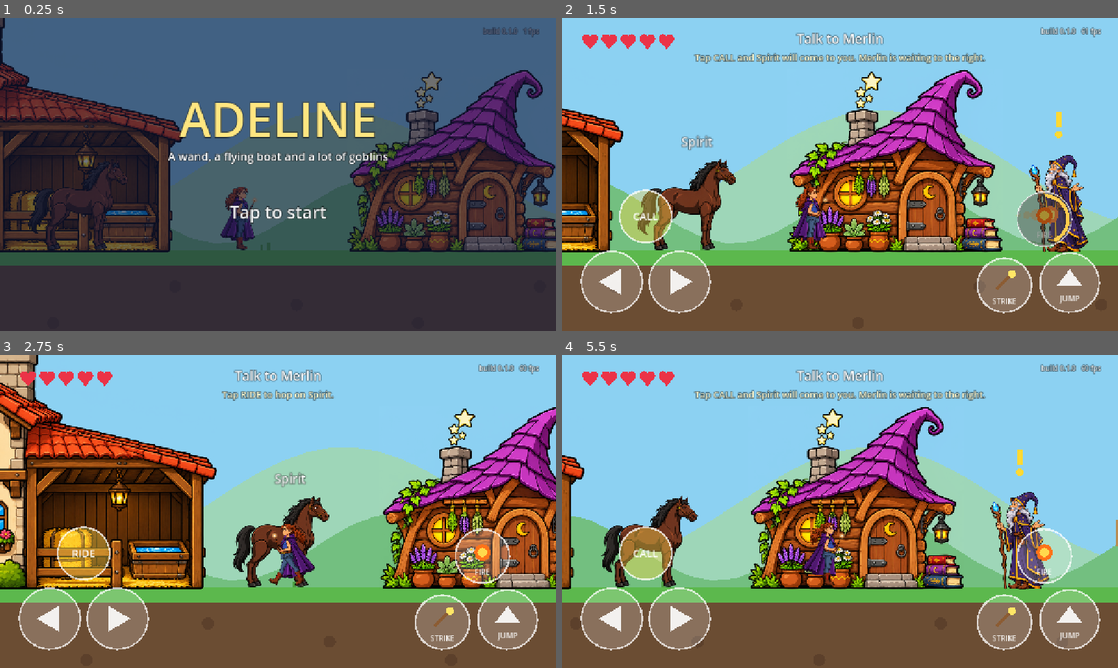
Above: before the commit, frames 1-4 (two rows, left to right).
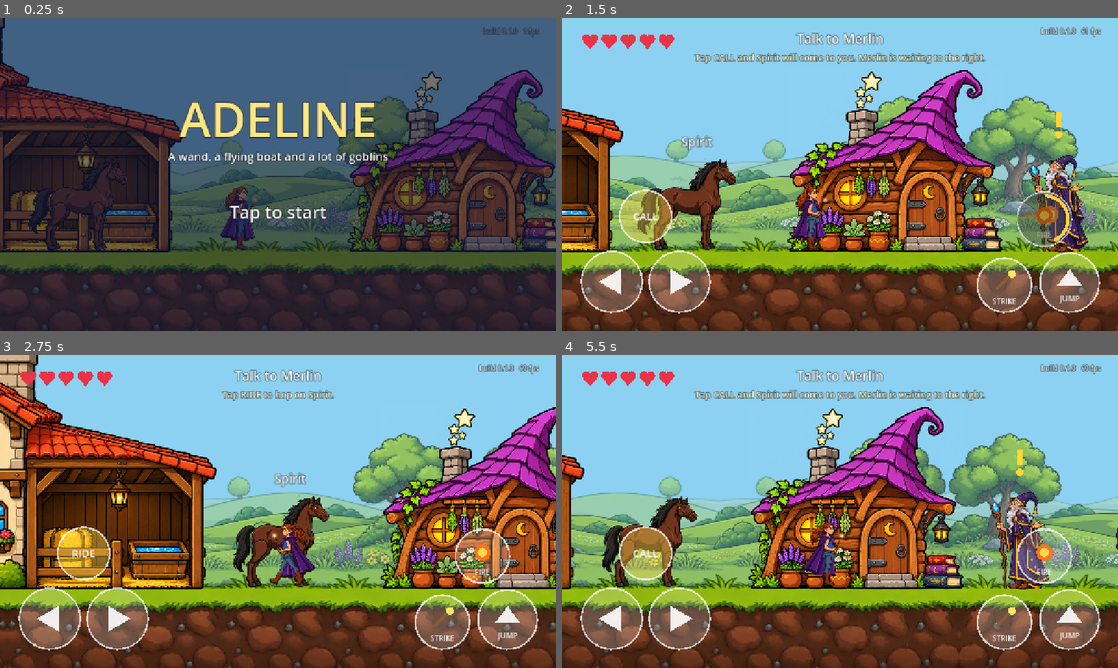
Above: after the commit, the same moments.

Repository: B3r3t/adeline-game
Game: Godot game, scene res://scenes/main.tscn
Two runs of this game, one before a commit and one after it. Both use one fixed random seed, a clock stepped at 60 frames per second and the inputs below.
Inputs (mouse positions are in pixels of both pictures, inside the frame that each line leads up to):
- Up to frame 1 (0.25 s): no input
- Up to frame 2 (1.5 s): tap Enter at 0.5 s; move the mouse to (962, 158) at 0.52 s; hold D (move_right) 0.53-1.25 s; tap K (fireball) at 0.6 s; click (962, 158) at 0.67 s; tap Space (jump) at 0.77 s; drag from (728, 190) to (812, 237) at 1.27 s
- Up to frame 3 (2.75 s): move the mouse to (333, 442) at 2.02 s; hold A (move_left) from 2.03 s (still down); tap L (shield) at 2.1 s
- Up to frame 4 (5.5 s): release A (move_left) at 2.75 s; drag from (812, 574) to (673, 464) at 2.77 s; move the mouse to (1006, 558) at 3.52 s; hold D (move_right) 3.53-4.25 s; tap Z at 3.6 s; tap Space (jump) at 3.77 s; drag from (673, 464) to (756, 433) at 4.27 s; move the mouse to (867, 511) at 5.02 s; hold D (move_right) from 5.03 s (still down); tap C at 5.1 s; click (867, 511) at 5.17 s

The runs differ from the first frame. In frame 1, 12% of the frame differs, in the area x 0-100%, y 24-100%; in frame 2, 36%; in frame 3, 31%; in frame 4, 39%.

Commit message:
Finish Mission 1 in real art: goblins, ground, hills, sign and camps
The goblins are now cutout rigs with poses for walking, raising the club,
swinging, crouching, charging, recovering and falling over. The ground is
a repeating grass-and-soil strip, the backdrop is two repeating layers of
hills faded toward the sky so characters stand out, and the signpost and
goblin camps are art. Goblins are drawn a little larger to read clearly.

Co-Authored-By: Claude Fable 5.2 <noreply@anthropic.com>
Claude-Session: https://claude.ai/code/session_018MhduFoH8oK44GKZtj6T5o

Diff:
--- /dev/null
+++ b/art/goblin/rig.json
@@ -0,0 +1,70 @@
+{
+ "tex_scale": 0.45454545454545453,
+ "parts": [
+  {
+   "name": "body",
+   "parent": "",
+   "z": 2,
+   "pos": [
+    0.0,
+    -24.22
+   ],
+   "pivot": [
+    35.42,
+    74.25
+   ]
+  },
+  {
+   "name": "leg_far",
+   "parent": "body",
+   "z": 0,
+   "pos": [
+    3.22,
+    -1.55
+   ],
+   "pivot": [
+    18.7,
+    3.97
+   ]
+  },
+  {
+   "name": "leg_near",
+   "parent": "body",
+   "z": 1,
+   "pos": [
+    -2.71,
+    -1.29
+   ],
+   "pivot": [
+    18.7,
+    3.97
+   ]
+  },
+  {
+   "name": "arm",
+   "parent": "body",
+   "z": 4,
+   "pos": [
+    3.22,
+    -20.87
+   ],
+   "pivot": [
+    5.61,
+    46.42
+   ]
+  },
+  {
+   "name": "head",
+   "parent": "body",
+   "z": 3,
+   "pos": [
+    -1.67,
+    -27.05
+   ],
+   "pivot": [
+    48.74,
+    54.41
+   ]
+  }
+ ]
+}
--- a/scripts/goblin.gd
+++ b/scripts/goblin.gd
@@ -1,6 +1,8 @@
 extends CharacterBody2D
-## Placeholder goblin with two attacks. Every attack runs the same three steps
+## The goblin, built from cutout art, with two attacks. Every attack runs the same three steps
 ## every time: warning, attack, recovery. Direction locks when the warning ends.
+
+const RigScript := preload("res://scripts/rig.gd")
 
 enum State { APPROACH, SWING_WINDUP, SWING_ACTIVE, CHARGE_WINDUP, CHARGE_ACTIVE, RECOVERY, DEAD }
 
@@ -43,6 +45,7 @@
 var attacks := "both"  # "swing", "charge" or "both", so each attack can be taught on its own
 var min_x := -INF
 var max_x := INF
+var rig = null
 
 
 func _ready() -> void:
@@ -54,6 +57,10 @@
 	col.shape = shape
 	col.position = Vector2(0.0, -HEIGHT / 2.0)
 	add_child(col)
+	rig = Node2D.new()
+	rig.set_script(RigScript)
+	add_child(rig)
+	rig.build("res://art/goblin")
 
 
 func body_rect() -> Rect2:
@@ -135,6 +142,7 @@
 	velocity.x += knock
 	move_and_slide()
 	position.x = clampf(position.x, min_x, max_x)
+	_animate()
 	queue_redraw()
 
 
@@ -185,86 +193,98 @@
 		game.on_goblin_defeated(self)
 
 
+func _animate() -> void:
+	var pose := {}
+	var squash := 1.0
+	var tint := Color.WHITE
+	var pulse := 0.5 + 0.5 * sin(anim_time * 22.0)
+	match state:
+		State.APPROACH:
+			if absf(velocity.x) > 10.0:
+				var step := sin(anim_time * 14.0)
+				pose["leg_near"] = step * 28.0
+				pose["leg_far"] = -step * 28.0
+				pose["arm"] = step * 5.0
+		State.SWING_WINDUP:
+			# Club goes up and shakes: the warning for the swing.
+			var up := clampf(state_time / 0.25, 0.0, 1.0)
+			pose["arm"] = -75.0 * up + sin(anim_time * 40.0) * 3.0
+			pose["body"] = -8.0 * up
+			tint = Color(1.0 + 0.35 * pulse, 1.0 - 0.2 * pulse, 1.0 - 0.2 * pulse)
+		State.SWING_ACTIVE:
+			var k := clampf(state_time / SWING_ACTIVE, 0.0, 1.0)
+			pose["arm"] = lerpf(-75.0, 80.0, k)
+			pose["body"] = lerpf(-8.0, 10.0, k)
+		State.CHARGE_WINDUP:
+			# Crouching low: the warning for the charge.
+			squash = 0.78
+			pose["body"] = 14.0
+			pose["head"] = -8.0
+			pose["arm"] = 20.0
+			pose["leg_near"] = sin(anim_time * 20.0) * 8.0
+			tint = Color(1.0 + 0.35 * pulse, 1.0, 1.0 - 0.3 * pulse)
+		State.CHARGE_ACTIVE:
+			var run := sin(anim_time * 30.0)
+			pose["body"] = 24.0
+			pose["head"] = -14.0
+			pose["arm"] = 40.0
+			pose["leg_near"] = run * 38.0
+			pose["leg_far"] = -run * 38.0
+		State.RECOVERY:
+			pose["body"] = -6.0
+			pose["head"] = 14.0 + sin(anim_time * 5.0) * 6.0
+			pose["arm"] = 85.0
+			tint = Color(0.75, 0.75, 0.82)
+		State.DEAD:
+			pose["body"] = -85.0 * (1.0 - fade)
+	if state != State.DEAD:
+		# Keep the feet planted when the body leans.
+		var lean: float = pose.get("body", 0.0)
+		pose["leg_near"] = float(pose.get("leg_near", 0.0)) - lean
+		pose["leg_far"] = float(pose.get("leg_far", 0.0)) - lean
+	if flash > 0.0:
+		tint = Color(2.4, 2.4, 2.4)
+	tint.a = fade
+	rig.modulate = tint
+	rig.scale = Vector2(facing, squash)
+	rig.pose = pose
+	rig.apply()
+
+
 func _draw() -> void:
+	# Warnings and markers only. The goblin himself is the rig.
 	var f := float(facing)
-	var body := Color(0.35, 0.65, 0.25)
-	var dark := Color(0.22, 0.45, 0.16)
-	var h := HEIGHT
-	var w := WIDTH
-	var lean := 0.0
+	var pulse := 0.5 + 0.5 * sin(anim_time * 22.0)
 	var warn := Color(0, 0, 0, 0)
-	var pulse := 0.5 + 0.5 * sin(anim_time * 22.0)
-
-	match state:
-		State.SWING_WINDUP:
-			warn = Color(1.0, 0.25, 0.2)
-			body = body.lerp(Color(1.0, 0.85, 0.3), 0.35 + 0.35 * pulse)
-		State.CHARGE_WINDUP:
-			h = HEIGHT * 0.68  # crouch
-			w = WIDTH * 1.2
-			warn = Color(1.0, 0.6, 0.1)
-			body = body.lerp(Color(1.0, 0.6, 0.2), 0.35 + 0.35 * pulse)
-		State.CHARGE_ACTIVE:
-			lean = 0.35
-		State.RECOVERY:
-			body = body.lerp(Color(0.6, 0.6, 0.6), 0.5)
-	if flash > 0.0:
-		body = Color.WHITE
-	body.a = fade
-	dark.a = fade
-
-	# Ground warnings: where the attack will land.
 	if state == State.SWING_WINDUP:
+		warn = Color(1.0, 0.25, 0.2)
 		var zone := Rect2(0.0 if f > 0.0 else -SWING_REACH, -6.0, SWING_REACH, 8.0)
 		draw_rect(zone, Color(1.0, 0.2, 0.2, 0.35 + 0.35 * pulse))
 	elif state == State.CHARGE_WINDUP:
+		warn = Color(1.0, 0.6, 0.1)
 		var tip_x := f * (70.0 + 90.0 * clampf(state_time / CHARGE_WINDUP, 0.0, 1.0))
-		draw_line(Vector2(f * 26.0, -4.0), Vector2(tip_x, -4.0), Color(1.0, 0.55, 0.1, 0.9), 8.0)
+		draw_line(Vector2(f * 30.0, -4.0), Vector2(tip_x, -4.0), Color(1.0, 0.55, 0.1, 0.9), 8.0)
 		draw_colored_polygon(PackedVector2Array([
 			Vector2(tip_x + f * 22.0, -4.0),
 			Vector2(tip_x, -18.0),
 			Vector2(tip_x, 10.0),
 		]), Color(1.0, 0.55, 0.1, 0.9))
-
-	draw_set_transform(Vector2.ZERO, lean * f, Vector2.ONE)
-	# Ears.
-	draw_colored_polygon(PackedVector2Array([Vector2(-w / 2.0, -h + 14.0), Vector2(-w / 2.0 - 16.0, -h + 2.0), Vector2(-w / 2.0, -h + 26.0)]), dark)
-	draw_colored_polygon(PackedVector2Array([Vector2(w / 2.0, -h + 14.0), Vector2(w / 2.0 + 16.0, -h + 2.0), Vector2(w / 2.0, -h + 26.0)]), dark)
-	# Body.
-	draw_rect(Rect2(-w / 2.0, -h, w, h), body)
-	# Eyes, looking where it faces.
-	var eye := Color(1.0, 0.95, 0.4, fade)
-	draw_circle(Vector2(f * 4.0, -h + 16.0), 4.0, eye)
-	draw_circle(Vector2(f * 14.0, -h + 16.0), 4.0, eye)
-
-	# Club.
-	var hand := Vector2(f * (w / 2.0), -h * 0.5)
-	var club_angle := -0.5
-	if state == State.SWING_WINDUP:
-		club_angle = -1.9 + sin(anim_time * 40.0) * 0.08  # raised and shaking
 	elif state == State.SWING_ACTIVE:
-		club_angle = lerpf(-1.9, 0.6, clampf(state_time / SWING_ACTIVE, 0.0, 1.0))
-	elif state == State.RECOVERY:
-		club_angle = 0.9
-	var club_tip := hand + Vector2(cos(club_angle) * f, sin(club_angle)) * 44.0
-	draw_line(hand, club_tip, Color(0.45, 0.3, 0.15, fade), 7.0)
-	draw_circle(club_tip, 9.0, Color(0.38, 0.25, 0.12, fade))
-	if state == State.SWING_ACTIVE:
-		draw_arc(hand, 56.0, -1.9 if f > 0.0 else PI - 0.6, 0.6 if f > 0.0 else PI + 1.9, 12, Color(1.0, 0.3, 0.2, 0.8), 9.0)
-	draw_set_transform(Vector2.ZERO, 0.0, Vector2.ONE)
+		var hand := Vector2(f * 16.0, -34.0)
+		draw_arc(hand, 58.0, -1.9 if f > 0.0 else PI - 0.6, 0.6 if f > 0.0 else PI + 1.9, 12, Color(1.0, 0.3, 0.2, 0.8), 9.0)
 
 	# Warning mark above the head, readable with sound off.
 	if warn.a > 0.0:
-		var mark_y := -h - 46.0
+		var mark_y := -HEIGHT - 62.0
 		draw_rect(Rect2(-5.0, mark_y, 10.0, 24.0), warn)
 		draw_circle(Vector2(0.0, mark_y + 34.0), 6.0, warn)
 	# Dizzy stars while recovering: this is the moment to hit back.
 	if state == State.RECOVERY:
 		for i in 3:
 			var a := anim_time * 5.0 + i * TAU / 3.0
-			draw_circle(Vector2(cos(a) * 20.0, -h - 18.0 + sin(a) * 6.0), 4.0, Color(1.0, 0.95, 0.5))
+			draw_circle(Vector2(cos(a) * 22.0, -HEIGHT - 26.0 + sin(a) * 6.0), 4.0, Color(1.0, 0.95, 0.5))
 	# Health pips.
 	if state != State.DEAD:
 		for i in MAX_HEALTH:
 			var c := Color(0.9, 0.2, 0.25) if i < health else Color(0.0, 0.0, 0.0, 0.3)
-			draw_rect(Rect2(-MAX_HEALTH * 6.0 + i * 12.0, -HEIGHT - 76.0, 10.0, 6.0), c)
+			draw_rect(Rect2(-MAX_HEALTH * 6.0 + i * 12.0, -HEIGHT - 84.0, 10.0, 6.0), c)
--- a/scripts/hills.gd
+++ /dev/null
@@ -1,20 +0,0 @@
-extends Node2D
-## One band of rolling hills, drawn as a single filled shape. Used for the parallax backdrop.
-
-var color := Color.WHITE
-var base_y := 560.0
-var amplitude := 80.0
-var wavelength := 600.0
-var phase := 0.0
-
-
-func _draw() -> void:
-	var pts := PackedVector2Array()
-	var x := -2000.0
-	pts.append(Vector2(x, base_y + 700.0))
-	while x <= 6000.0:
-		var wave := 0.5 + 0.5 * sin(x / wavelength * TAU + phase)
-		pts.append(Vector2(x, base_y - amplitude * wave))
-		x += 40.0
-	pts.append(Vector2(6000.0, base_y + 700.0))
-	draw_colored_polygon(pts, color)
--- a/scripts/main.gd
+++ b/scripts/main.gd
@@ -5,7 +5,6 @@
 
 const PlayerScript := preload("res://scripts/player.gd")
 const GoblinScript := preload("res://scripts/goblin.gd")
-const HillsScript := preload("res://scripts/hills.gd")
 const HudScript := preload("res://scripts/hud.gd")
 const TouchScript := preload("res://scripts/touch_controls.gd")
 const DialogScript := preload("res://scripts/dialog.gd")
@@ -28,6 +27,9 @@
 const RIDE_RANGE := 100.0
 const SAVE_PATH := "user://save.json"
 const ART_SCALE := 1.0 / 2.2  # scenery art is drawn at 2.2 pixels per world pixel
+const GROUND_ART_HEIGHT := 170.0  # how tall the grass-and-soil strip is in the world
+const GRASS_RISE := 24.0  # how far the grass tufts stand above the line characters walk on
+const STRIP_START := -3000.0
 
 # Five goblins in three camps. The first teaches the swing, the second the charge,
 # and the third mixes both with one goblin attacking at a time.
@@ -56,8 +58,10 @@
 var goblins: Array = []
 var projectiles: Node2D
 var camera: Camera2D
-var hills_far: Node2D
-var hills_near: Node2D
+var hills_far: Sprite2D
+var hills_near: Sprite2D
+var ground_art: Texture2D
+var camps: Array = []
 var hud = null
 var controls = null
 var dialog = null
@@ -149,24 +153,28 @@
 
 
 func _build_backdrop() -> void:
-	hills_far = Node2D.new()
-	hills_far.set_script(HillsScript)
-	hills_far.color = Color(0.62, 0.84, 0.72)
-	hills_far.base_y = GROUND_Y - 40.0
-	hills_far.amplitude = 190.0
-	hills_far.wavelength = 900.0
-	hills_far.z_index = -20
-	add_child(hills_far)
-
-	hills_near = Node2D.new()
-	hills_near.set_script(HillsScript)
-	hills_near.color = Color(0.45, 0.75, 0.5)
-	hills_near.base_y = GROUND_Y - 10.0
-	hills_near.amplitude = 110.0
-	hills_near.wavelength = 520.0
-	hills_near.phase = 1.7
-	hills_near.z_index = -10
-	add_child(hills_near)
+	# Two layers of hills that slide past at different speeds for a feeling of depth.
+	hills_far = _add_strip("hills_far", 230.0, GROUND_Y + 24.0, -20)
+	hills_near = _add_strip("hills_near", 270.0, GROUND_Y + 14.0, -10)
+	ground_art = load("res://art/props/ground.png")
+	texture_repeat = CanvasItem.TEXTURE_REPEAT_ENABLED
+
+
+## A long picture that repeats sideways, standing on the given line.
+func _add_strip(art: String, world_height: float, bottom_y: float, depth: int) -> Sprite2D:
+	var sprite := Sprite2D.new()
+	var tex: Texture2D = load("res://art/props/%s.png" % art)
+	sprite.texture = tex
+	sprite.centered = false
+	sprite.texture_repeat = CanvasItem.TEXTURE_REPEAT_ENABLED
+	sprite.region_enabled = true
+	sprite.region_rect = Rect2(0.0, 0.0, tex.get_width() * 8.0, tex.get_height())
+	var k := world_height / tex.get_height()
+	sprite.scale = Vector2(k, k)
+	sprite.position = Vector2(STRIP_START, bottom_y - world_height)
+	sprite.z_index = depth
+	add_child(sprite)
+	return sprite
 
 
 func _build_ground() -> void:
@@ -181,6 +189,9 @@
 	_add_scenery("hut", HUT_X, true)
 	merlin = _add_scenery("merlin", MERLIN_X, true)
 	boat = _add_scenery("boat", RIVER_X + 210.0, true)
+	_add_scenery("sign", SIGN_X, true)
+	for enc in ENCOUNTERS:
+		camps.append(_add_scenery("camp", float(enc["right"]) - 40.0, true))
 
 
 func _add_scenery(art: String, x: float, centred: bool) -> Sprite2D:
@@ -628,8 +639,11 @@
 	goblins = goblins.filter(func(g): return is_instance_valid(g))
 	camera.position = _camera_target()
 	var cam_x := camera.get_screen_center_position().x
-	hills_far.position.x = cam_x * 0.85
-	hills_near.position.x = cam_x * 0.6
+	hills_far.position.x = STRIP_START + cam_x * 0.85
+	hills_near.position.x = STRIP_START + cam_x * 0.6
+	# A goblin camp packs up once its goblins are beaten.
+	for n in camps.size():
+		camps[n].visible = n >= cleared()
 	# Merlin turns to face Adeline, and the boat hovers over the river.
 	merlin.flip_h = player.position.x < MERLIN_X
 	var boat_h := boat.texture.get_size().y * ART_SCALE
@@ -641,26 +655,15 @@
 
 func _draw() -> void:
 	var g := GROUND_Y
-	# Grass and dirt.
-	var left := LEVEL_LEFT - 400.0
-	var width := LEVEL_RIGHT - LEVEL_LEFT + 800.0
-	draw_rect(Rect2(left, g, width, 600.0), Color(0.42, 0.3, 0.2))
-	draw_rect(Rect2(left, g, width, 26.0), Color(0.36, 0.72, 0.3))
-	var x := LEVEL_LEFT
-	var i := 0
-	while x <= RIVER_X:
-		draw_circle(Vector2(x + 90.0, g + 60.0 + (i % 3) * 30.0), 10.0, Color(0.36, 0.25, 0.17))
-		draw_rect(Rect2(x + 30.0, g - 8.0, 5.0, 8.0), Color(0.3, 0.62, 0.26))
-		draw_rect(Rect2(x + 42.0, g - 12.0, 5.0, 12.0), Color(0.3, 0.62, 0.26))
-		x += 200.0
-		i += 1
-
+	var left := LEVEL_LEFT - 600.0
+	var width := LEVEL_RIGHT - LEVEL_LEFT + 1200.0
+	# Deep soil, then the repeating grass-and-soil strip on top of it.
+	draw_rect(Rect2(left, g + 100.0, width, 700.0), Color(0.33, 0.17, 0.1))
+	var k := GROUND_ART_HEIGHT / ground_art.get_height()
+	draw_set_transform(Vector2(left, g - GRASS_RISE), 0.0, Vector2(k, k))
+	draw_texture_rect(ground_art, Rect2(0.0, 0.0, width / k, ground_art.get_height()), true)
+	draw_set_transform(Vector2.ZERO, 0.0, Vector2.ONE)
 	_draw_merlin_mark(g)
-	_draw_sign(g)
-	for n in ENCOUNTERS.size():
-		if n >= cleared():
-			var enc: Dictionary = ENCOUNTERS[n]
-			_draw_camp(float(enc["right"]) - 60.0, g)
 	_draw_river(g)
 
 
@@ -672,22 +675,6 @@
 		draw_circle(Vector2(MERLIN_X, g - 188.0 + bob), 6.0, Color(1.0, 0.85, 0.2))
 
 
-func _draw_sign(g: float) -> void:
-	draw_rect(Rect2(SIGN_X - 4.0, g - 96.0, 8.0, 96.0), Color(0.45, 0.3, 0.17))
-	draw_colored_polygon(PackedVector2Array([
-		Vector2(SIGN_X - 62.0, g - 110.0), Vector2(SIGN_X + 48.0, g - 110.0), Vector2(SIGN_X + 76.0, g - 88.0),
-		Vector2(SIGN_X + 48.0, g - 66.0), Vector2(SIGN_X - 62.0, g - 66.0),
-	]), Color(0.72, 0.55, 0.32))
-	draw_string(font, Vector2(SIGN_X - 56.0, g - 80.0), "GOBLINS", HORIZONTAL_ALIGNMENT_LEFT, -1.0, 18, Color(0.25, 0.15, 0.08))
-
-
-func _draw_camp(cx: float, g: float) -> void:
-	draw_colored_polygon(PackedVector2Array([Vector2(cx - 60.0, g), Vector2(cx, g - 84.0), Vector2(cx + 60.0, g)]), Color(0.3, 0.4, 0.25))
-	draw_colored_polygon(PackedVector2Array([Vector2(cx - 16.0, g), Vector2(cx, g - 46.0), Vector2(cx + 16.0, g)]), Color(0.12, 0.16, 0.1))
-	draw_rect(Rect2(cx - 2.0, g - 122.0, 4.0, 40.0), Color(0.4, 0.26, 0.15))
-	draw_colored_polygon(PackedVector2Array([Vector2(cx + 2.0, g - 122.0), Vector2(cx + 34.0, g - 112.0), Vector2(cx + 2.0, g - 100.0)]), Color(0.75, 0.2, 0.2))
-
-
 func _draw_river(g: float) -> void:
 	draw_rect(Rect2(RIVER_X, g + 6.0, 800.0, 600.0), Color(0.25, 0.55, 0.85))
 	draw_rect(Rect2(RIVER_X, g + 6.0, 800.0, 10.0), Color(0.6, 0.82, 0.98))
Binary file added: art/goblin/arm.png
Not shown, added: art/goblin/arm.png.import
Binary file added: art/goblin/body.png
Not shown, added: art/goblin/body.png.import
Binary file added: art/goblin/head.png
Not shown, added: art/goblin/head.png.import
Binary file added: art/goblin/leg_far.png
Not shown, added: art/goblin/leg_far.png.import
Binary file added: art/goblin/leg_near.png
Not shown, added: art/goblin/leg_near.png.import
Binary file added: art/props/camp.png
Not shown, added: art/props/camp.png.import
(and 20 more such lines)
